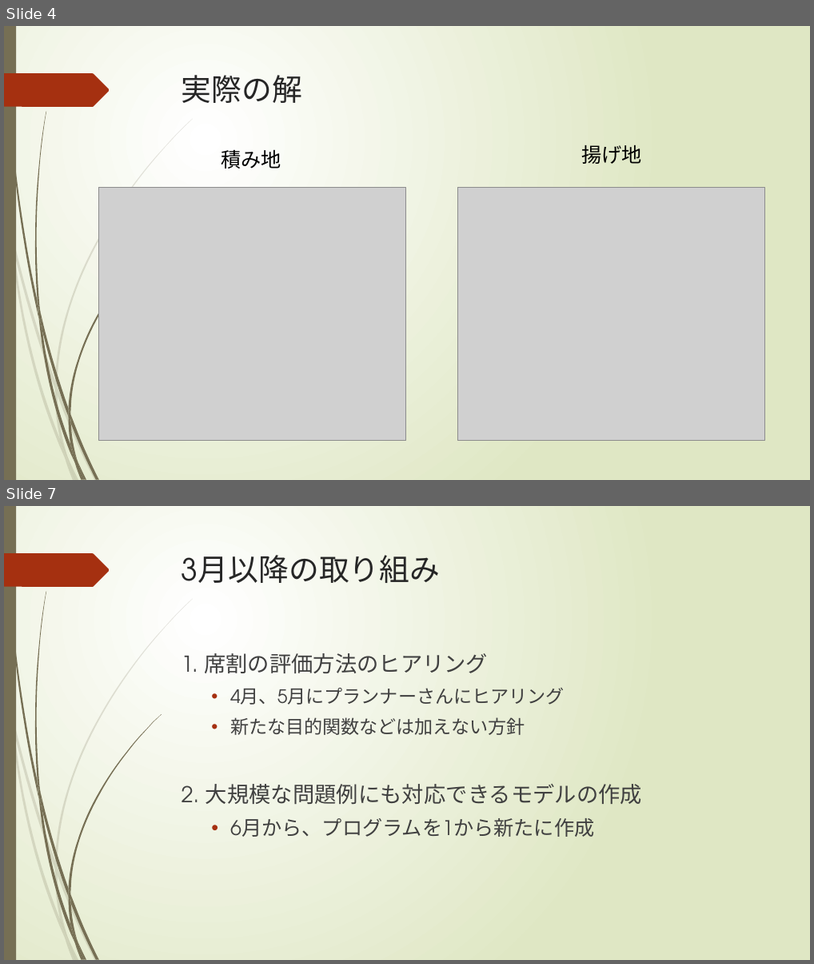
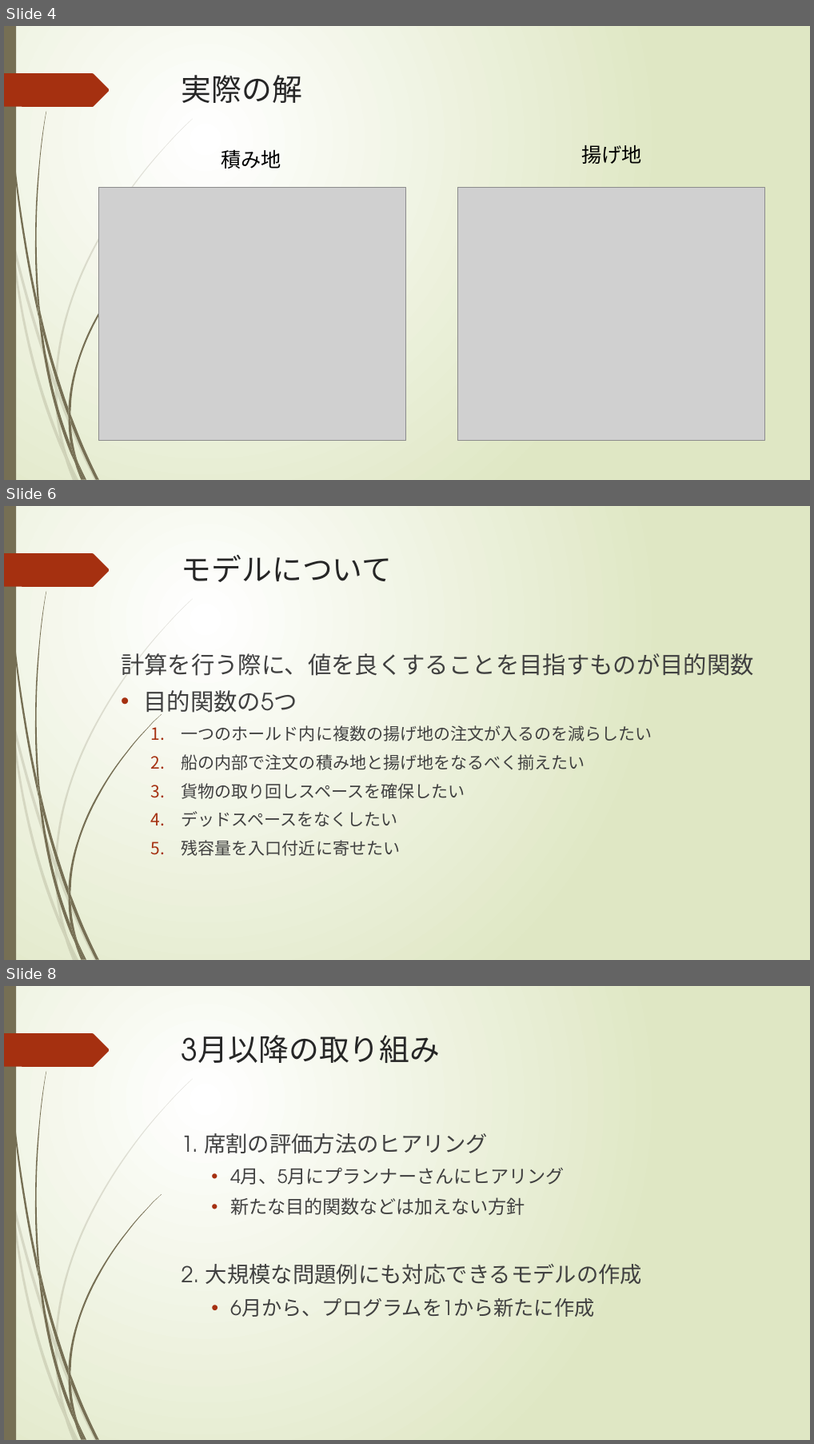
Before and after one commit to r-kurosu/kline_new, a slide deck: 11月中間報告.pptx. Shown one above the other, each under a label of ours: slides 4 and 7 before the commit, slides 4, 6 and 8 after it; the slides between them are not shown. The pictures are 814x964 and 814x1444 pixels, drawn with LibreOffice and Linux fonts; fonts in the diff are those of the drawing; grey boxes stand for pictures. Boxes give left, top, right and bottom in pixels: in the first picture for what was removed or moved away, otherwise in the second. Text is boxed around its words. In the diff, an @@ line names an element or a change of style, - is before the commit and + after.

```diff
--- a/11月中間報告.pptx
+++ b/11月中間報告.pptx
@@ slide 6 added at [4, 506, 810, 960], background gradient #FFFFFF to #DFE8C4; not listed: 24 template elements that a slide beside it also shows @@
@@ title added at [182, 555, 392, 582], 36 pt, text #262626 @@
+モデルについて
@@ text added at [121, 653, 754, 856], 20 pt, text #404040 @@
+計算を行う際に、値を良くすることを目指すものが目的関数
+• 目的関数の5つ
+  1. 一つのホールド内に複数の揚げ地の注文が入るのを減らしたい
+  2. 船の内部で注文の積み地と揚げ地をなるべく揃えたい
+  3. 貨物の取り回しスペースを確保したい
+  4. デッドスペースをなくしたい
+  5. 残容量を入口付近に寄せたい
@@ what was slide 7 is now slide 8 @@
```
Also in this commit, not shown: 4 slides changed.
